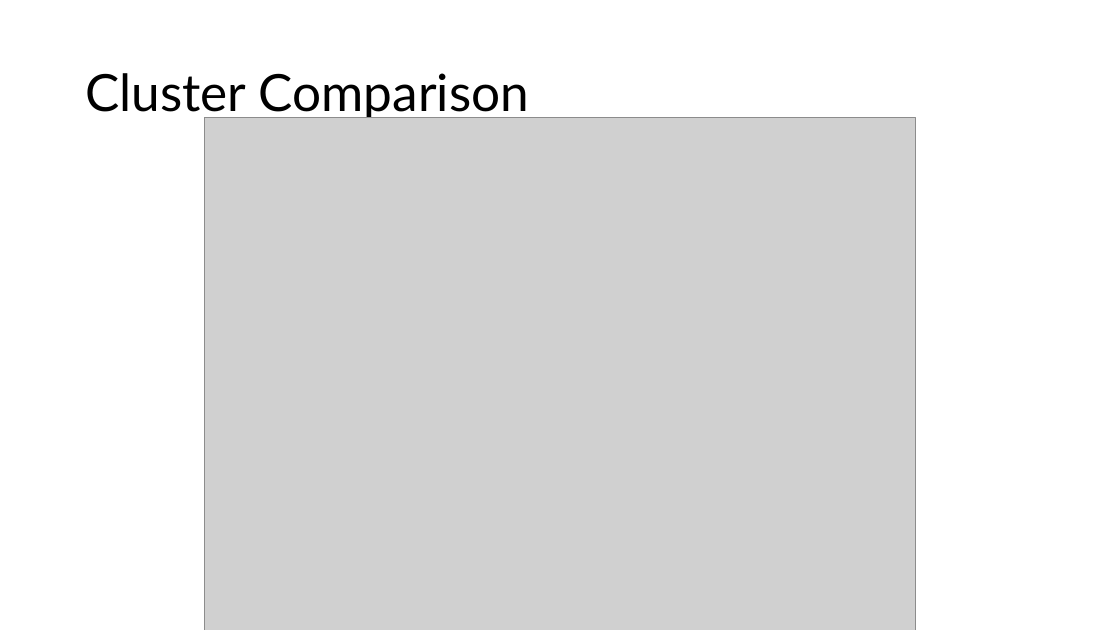
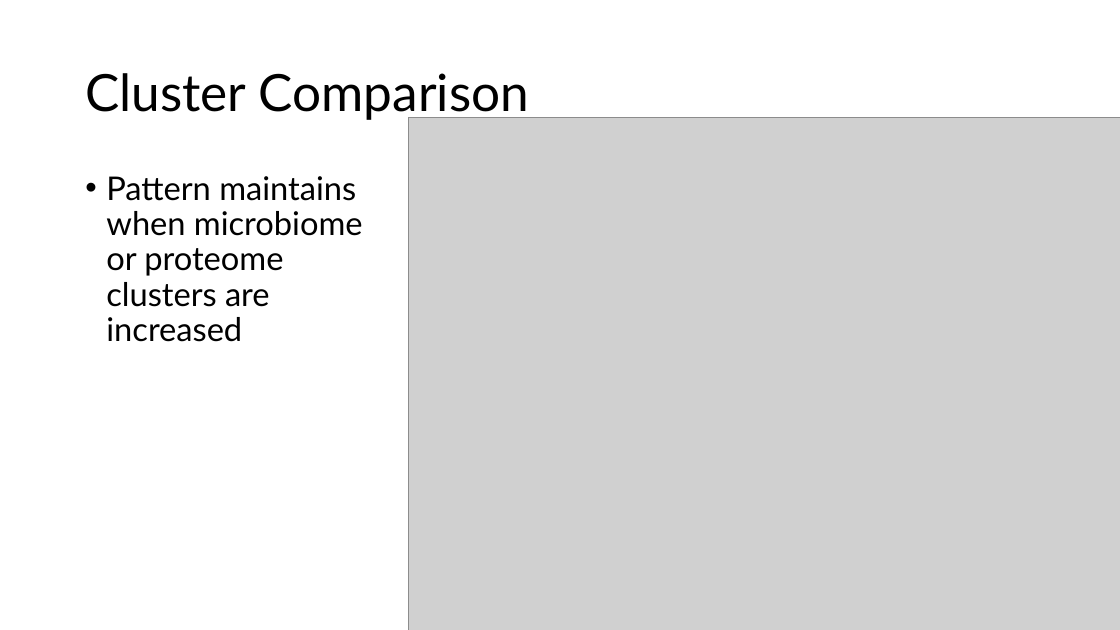
Before and after one commit to eweible/CF_Multi-omic_Clustering, a slide deck: slide 17 of Dissemination/Weible_Defense.pptx (slide 14 before the commit). Drawn at 1120x630 pixels with LibreOffice and Linux fonts; fonts in the diff are those of the drawing; grey boxes stand for pictures. Boxes give left, top, right and bottom in pixels: in the first picture for what was removed or moved away, otherwise in the second. Text is boxed around its words. In the diff, an @@ line names an element or a change of style, - is before the commit and + after.

```diff
--- a/Dissemination/Weible_Defense.pptx
+++ b/Dissemination/Weible_Defense.pptx
@@ picture: place and size @@
-picture at [204, 118, 916, 630]
+picture at [408, 118, 1120, 630]
@@ text added at [106, 176, 363, 342], 28 pt, text #000000 @@
+• Pattern maintains when microbiome or proteome clusters are increased
```
Also in this commit, not shown: 17 other slides changed, 17 slides added, 3 slides removed, 6 other files.
